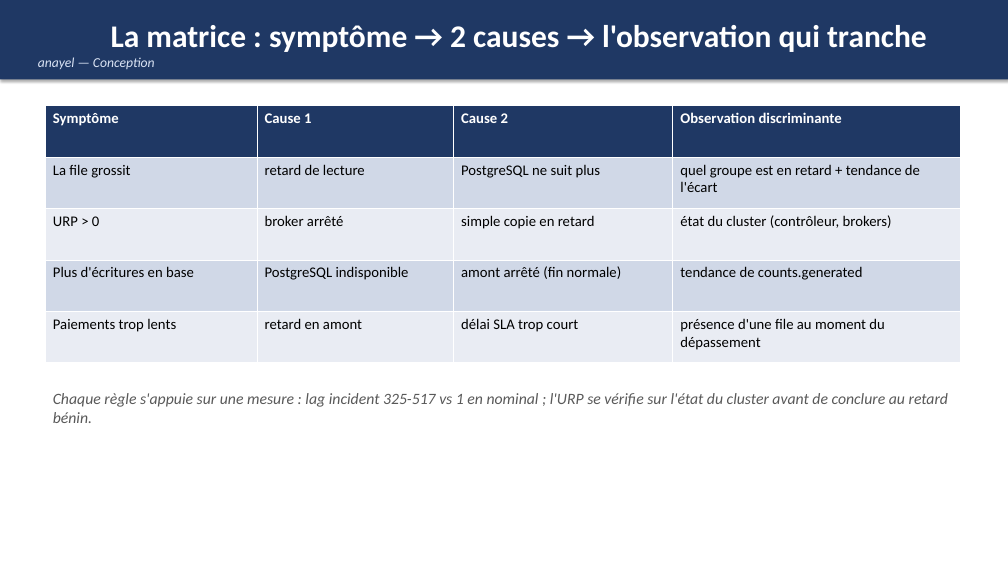
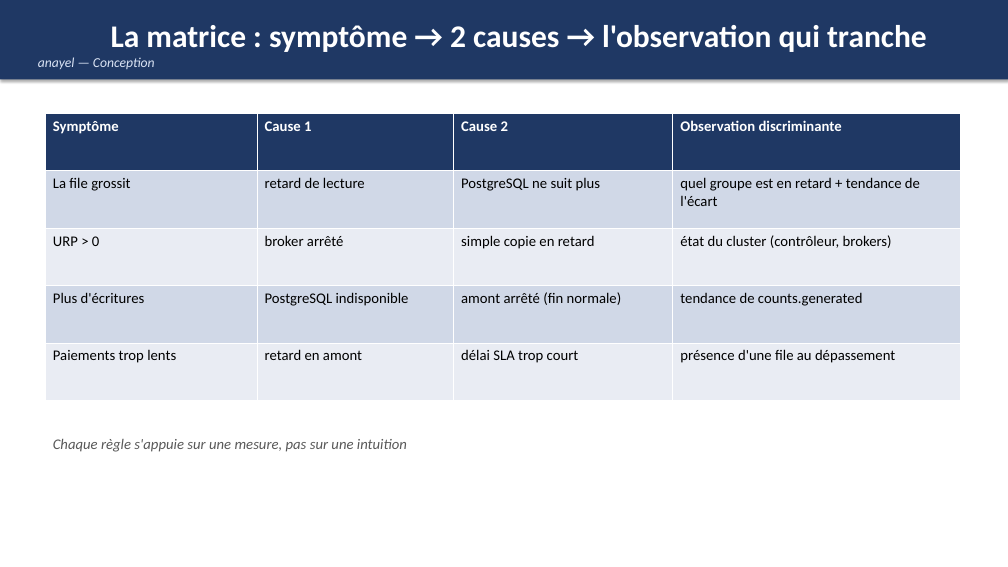
Before and after one commit to TomPERRIN/ISIMA-TP-kafka-2026-observabilite-diagnostique-incidents, a slide deck: slide 6 of travail/soutenance-sae5.pptx. Drawn at 1008x567 pixels with LibreOffice and Linux fonts; fonts in the diff are those of the drawing. Boxes give left, top, right and bottom in pixels: in the first picture for what was removed or moved away, otherwise in the second. Text is boxed around its words. In the diff, an @@ line names an element or a change of style, - is before the commit and + after.

Commit message:
Soutenance : deck allégé (texte réduit) et illustré — arbre de risques, pipeline, architecture, captures dashboard saine et en incident

```diff
--- a/travail/soutenance-sae5.pptx
+++ b/travail/soutenance-sae5.pptx
@@ table at bbox=[45, 113, 960, 401] @@
-row 4, column 1: Plus d'écritures en base
+row 4, column 1: Plus d'écritures
-row 5, column 4: présence d'une file au moment du dépassement
+row 5, column 4: présence d'une file au dépassement
@@ table: place and size @@
-table at bbox=[45, 106, 960, 363]
+table at bbox=[45, 113, 960, 401]
@@ text at bbox=[53, 439, 407, 452]: text changed; size 15 to 14 pt @@
-Chaque règle s'appuie sur une mesure : lag incident 325-517 vs 1 en nominal ; l'URP se vérifie sur l'état du cluster avant de conclure au retard bénin.
+Chaque règle s'appuie sur une mesure, pas sur une intuition
```
Also in this commit, not shown: 9 other slides changed.
